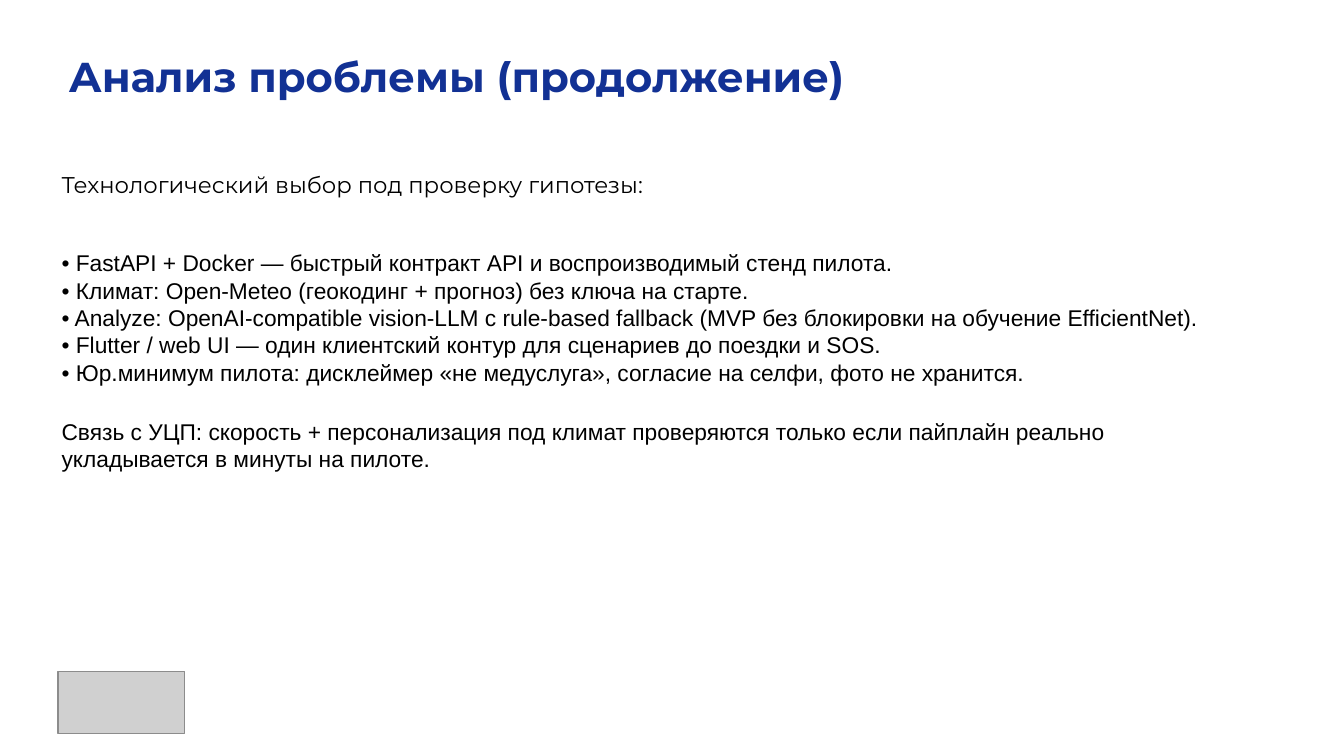
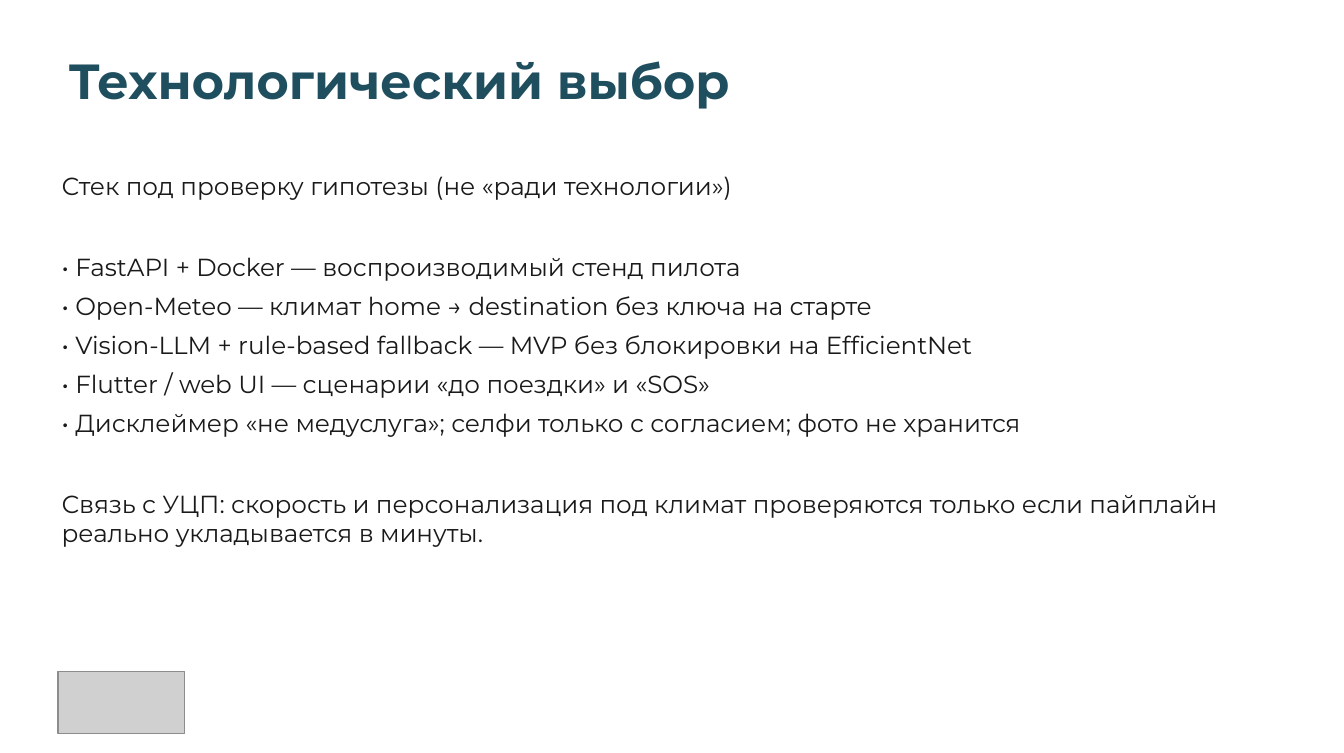
Before and after one commit to artur-ger/GlowAi, a slide deck: slide 6 of docs/Чепурных_Артур_индивидуальная_НИР3_GlowAi.pptx. Drawn at 1344x753 pixels with LibreOffice and Linux fonts; fonts in the diff are those of the drawing; grey boxes stand for pictures. Boxes give left, top, right and bottom in pixels: in the first picture for what was removed or moved away, otherwise in the second. Text is boxed around its words. In the diff, an @@ line names an element or a change of style, - is before the commit and + after.

```diff
--- a/docs/Чепурных_Артур_индивидуальная_НИР3_GlowAi.pptx
+++ b/docs/Чепурных_Артур_индивидуальная_НИР3_GlowAi.pptx
@@ text at (x1=69, y1=61, x2=730, y2=109): text changed; size 22 to 26 pt; text colour #123194 to #1F4E5F @@
-Анализ проблемы (продолжение)
+Технологический выбор
@@ text at (x1=62, y1=176, x2=1217, y2=547): text changed; size 12 to 13 pt; font Arial to Montserrat; text colour #000000 to #1A1A1A @@
-Технологический выбор под проверку гипотезы:
-• FastAPI + Docker — быстрый контракт API и воспроизводимый стенд пилота.
-• Климат: Open-Meteo (геокодинг + прогноз) без ключа на старте.
-• Analyze: OpenAI-compatible vision-LLM с rule-based fallback (MVP без блокировки на обучение EfficientNet).
-• Flutter / web UI — один клиентский контур для сценариев до поездки и SOS.
-• Юр.минимум пилота: дисклеймер «не медуслуга», согласие на селфи, фото не хранится.
-Связь с УЦП: скорость + персонализация под климат проверяются только если пайплайн реально укладывается в минуты на пилоте.
+Стек под проверку гипотезы (не «ради технологии»)
+• FastAPI + Docker — воспроизводимый стенд пилота
+• Open-Meteo — климат home → destination без ключа на старте
+• Vision-LLM + rule-based fallback — MVP без блокировки на EfficientNet
+• Flutter / web UI — сценарии «до поездки» и «SOS»
+• Дисклеймер «не медуслуга»; селфи только с согласием; фото не хранится
+Связь с УЦП: скорость и персонализация под климат проверяются только если пайплайн реально укладывается в минуты.
```
Also in this commit, not shown: 12 other slides changed, 1 slide added, 1 slide removed, 27 other files.
